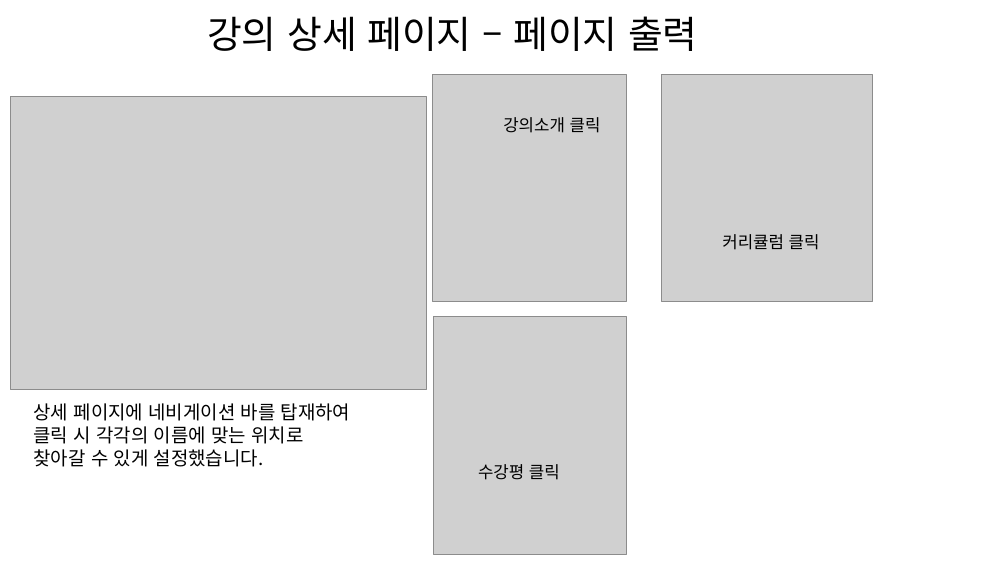
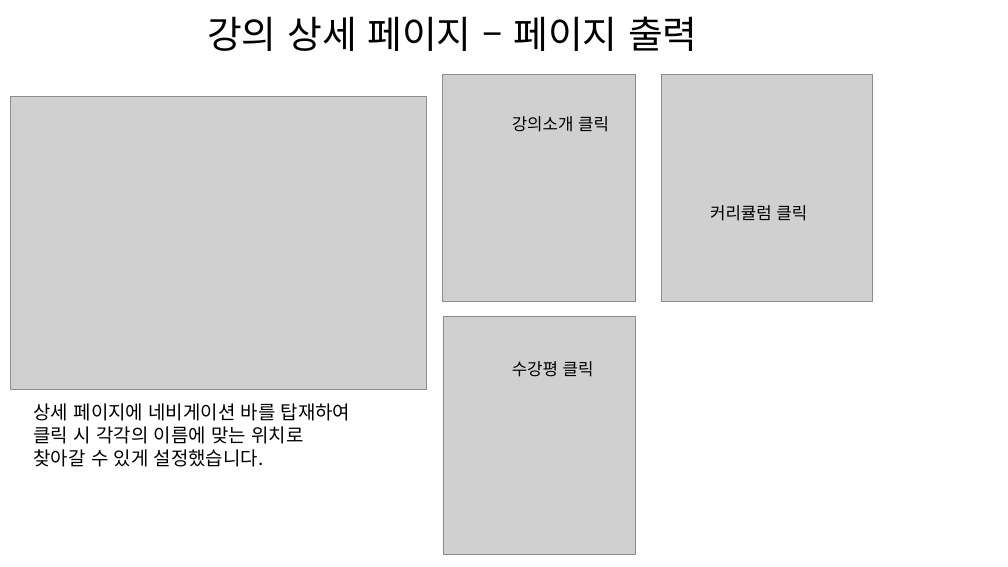
Before and after one commit to NALASAI/SelfIntroduction, a slide deck: slide 18 of 1조 project 포트폴리오(이력서용).pptx (slide 15 before the commit). Drawn at 1008x567 pixels with LibreOffice and Linux fonts; fonts in the diff are those of the drawing; grey boxes stand for pictures. Boxes give left, top, right and bottom in pixels: in the first picture for what was removed or moved away, otherwise in the second. Text is boxed around its words. In the diff, an @@ line names an element or a change of style, - is before the commit and + after.

```diff
--- a/1조 project 포트폴리오(이력서용).pptx
+++ b/1조 project 포트폴리오(이력서용).pptx
@@ 2 pictures, 1 text: place and size @@
-2 pictures, 1 text at (433,74,626,554)
+2 pictures, 1 text at (442,74,635,554)
@@ text "커리큘럼 클릭": place and size @@
-text "커리큘럼 클릭" at (722,234,820,250)
+text "커리큘럼 클릭" at (710,205,807,221)
@@ text "수강평 클릭": place and size @@
-text "수강평 클릭" at (478,464,560,480)
+text "수강평 클릭" at (512,361,594,377)
```
Also in this commit, not shown: 8 other slides changed, 4 slides added, 1 slide removed, 20 other files.
